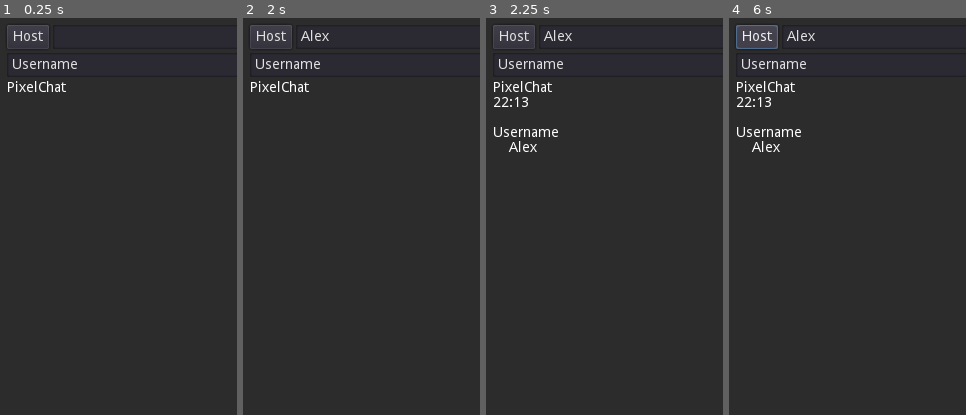
Above: before the commit, frames 1-4 (left to right).
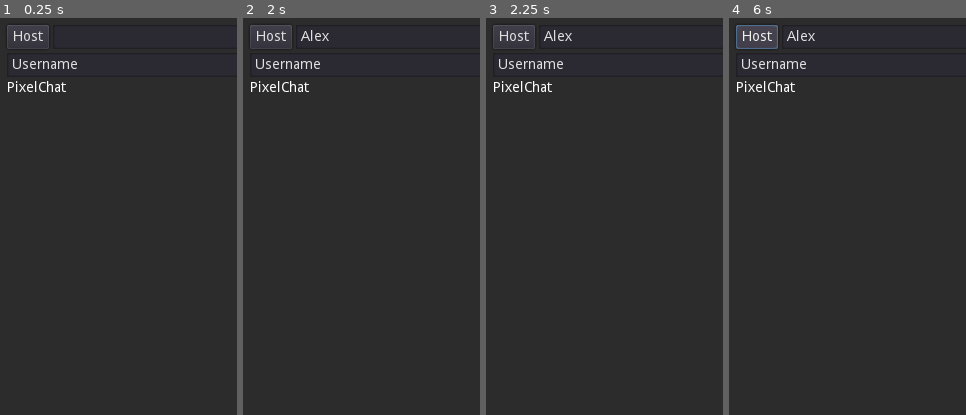
Above: after the commit, the same moments.

Repository: BeayemX/GodotChat
Game: Godot game, scene res://Chat.tscn
Same seed, same stepped clock (60 frames per second), same inputs: the game is played once before the commit and once after it.
Inputs (mouse positions are % of the whole screen's width and height, from its top left):
- Up to frame 1 (0.25 s): no input
- Up to frame 2 (2 s): click (51, 2) at 0.52 s; type "Alex" at 0.6 s; click (45, 98) at 0.75 s; type "Alex" at 0.83 s; click "Change Username" at 1.25 s
- Up to frame 3 (2.25 s): click "Send" at 2 s
- Up to frame 4 (6 s): click "Change Username" at 2.75 s; click "Send" at 3.5 s; click "Change Username" at 4.25 s; click "Send" at 5 s; click "Host" at 5.75 s
The pictures show only the part of the screen within x 0-50%, y 0-50%; the shares and areas given below are measured in that part.

Frames 1-2 are identical in both runs. In frame 3, 0.6% of the frame differs, in the area x 3-31%, y 19-34%; in frame 4, 0.6%.
Error in both runs: Invalid get index '1' (on base: 'Array'). (res://ConnectLine.gd:10)

Commit message:
Send messages over network

Diff:
--- a/Chat.gd
+++ b/Chat.gd
@@ -4,12 +4,11 @@
 
 var username = "UserName"
 
-func on_new_message(msg):
+sync func on_new_message(msg):
 	messages.handle_new_message(msg)
 
 func send_message(text):
-	# TODO send over network
-	on_new_message({
+	rpc("on_new_message", {
 		"user": username,
 		"text" : text
 	})
--- a/NetworkManager.gd
+++ b/NetworkManager.gd
@@ -9,6 +9,7 @@
 	get_tree().connect("connected_to_server", self, "_on_connected_to_server")
 	get_tree().connect("connection_failed", self, "_on_connection_failed")
 	get_tree().connect("server_disconnected", self, "_on_server_disconnected")
+
  # public interfac
 func create_server():
 	var peer = NetworkedMultiplayerENet.new()
